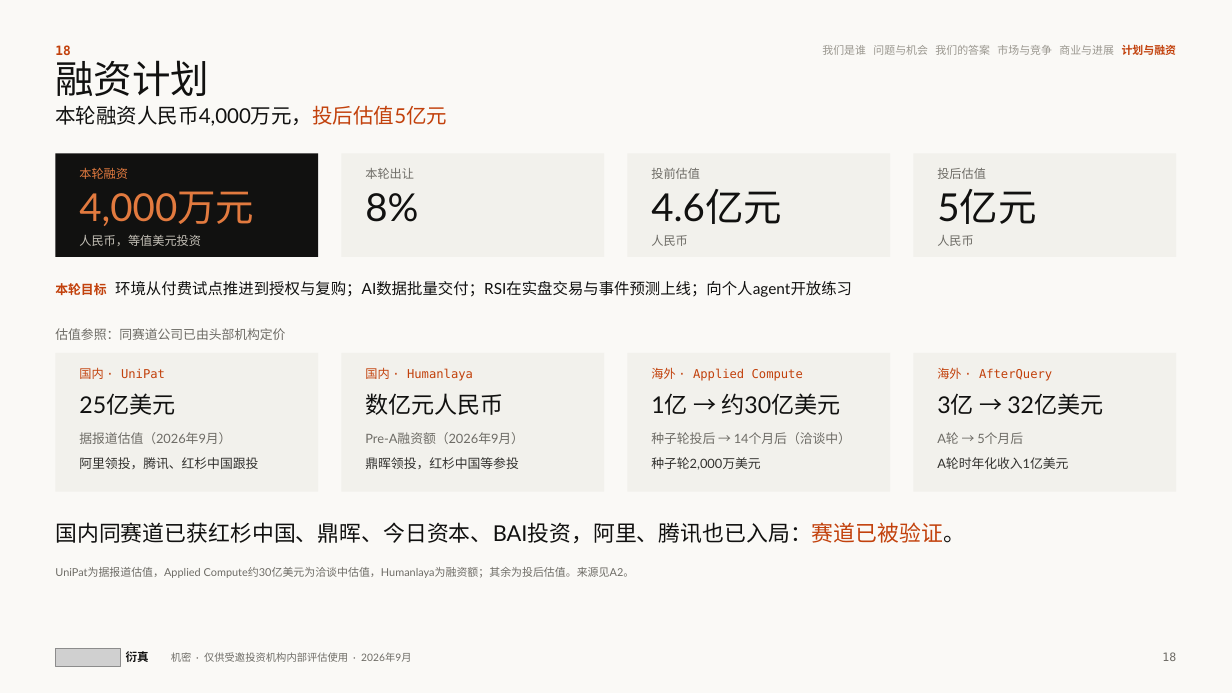
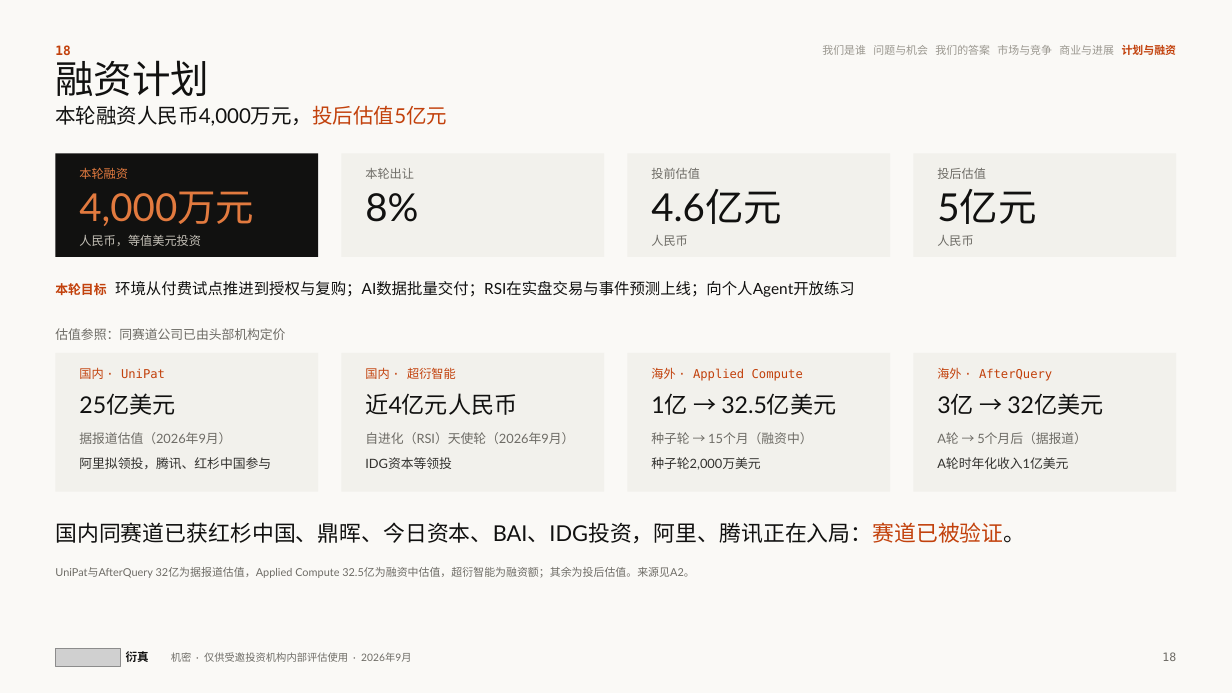
Before and after one commit to wangchen0802/Delta1, a slide deck: slide 18 of SimReal-BP-v29.pptx. Drawn at 1232x693 pixels with LibreOffice and Linux fonts; fonts in the diff are those of the drawing; grey boxes stand for pictures. Boxes give left, top, right and bottom in pixels: in the first picture for what was removed or moved away, otherwise in the second. Text is boxed around its words. In the diff, an @@ line names an element or a change of style, - is before the commit and + after.

```diff
--- a/SimReal-BP-v29.pptx
+++ b/SimReal-BP-v29.pptx
@@ text at (55, 281, 855, 297): text changed @@
-本轮目标 环境从付费试点推进到授权与复购；AI数据批量交付；RSI在实盘交易与事件预测上线；向个人agent开放练习
+本轮目标 环境从付费试点推进到授权与复购；AI数据批量交付；RSI在实盘交易与事件预测上线；向个人Agent开放练习
@@ text at (365, 367, 456, 379): text changed @@
-国内 · Humanlaya
+国内 · 超衍智能
@@ text at (365, 393, 517, 415): text changed @@
-数亿元人民币
+近4亿元人民币
@@ text at (651, 393, 836, 415): text changed @@
-1亿 → 约30亿美元
+1亿 → 32.5亿美元
@@ text at (365, 432, 574, 444): text changed @@
-Pre-A融资额（2026年9月）
+自进化（RSI）天使轮（2026年9月）
@@ text at (651, 432, 812, 444): text changed @@
-种子轮投后 → 14个月后（洽谈中）
+种子轮 → 15个月（融资中）
@@ text at (937, 432, 1087, 444): text changed @@
-A轮 → 5个月后
+A轮 → 5个月后（据报道）
@@ text at (79, 457, 271, 469): text changed @@
-阿里领投，腾讯、红杉中国跟投
+阿里拟领投，腾讯、红杉中国参与
@@ text at (365, 457, 452, 469): text changed @@
-鼎晖领投，红杉中国等参投
+IDG资本等领投
@@ text at (55, 522, 1025, 543): text changed @@
-国内同赛道已获红杉中国、鼎晖、今日资本、BAI投资，阿里、腾讯也已入局：赛道已被验证。
+国内同赛道已获红杉中国、鼎晖、今日资本、BAI、IDG投资，阿里、腾讯正在入局：赛道已被验证。
@@ text at (55, 567, 695, 578): text changed @@
-UniPat为据报道估值，Applied Compute约30亿美元为洽谈中估值，Humanlaya为融资额；其余为投后估值。来源见A2。
+UniPat与AfterQuery 32亿为据报道估值，Applied Compute 32.5亿为融资中估值，超衍智能为融资额；其余为投后估值。来源见A2。
```
Also in this commit, not shown: 16 other slides changed, 7 other files.
